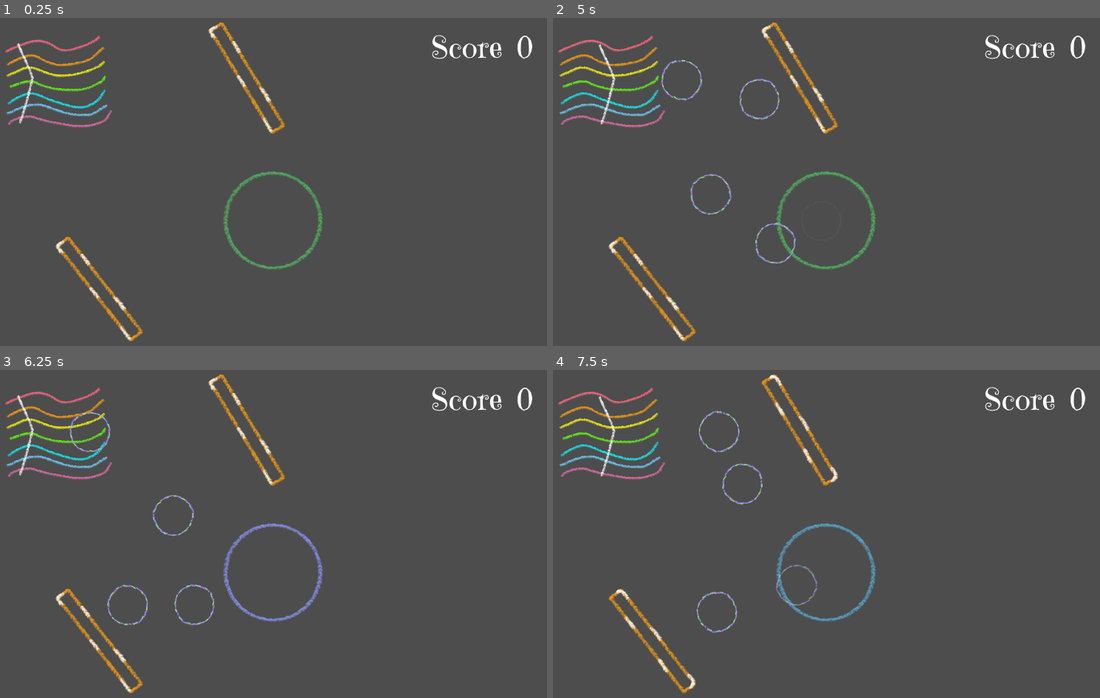
Above: before the commit, frames 1-4 (two rows, left to right).
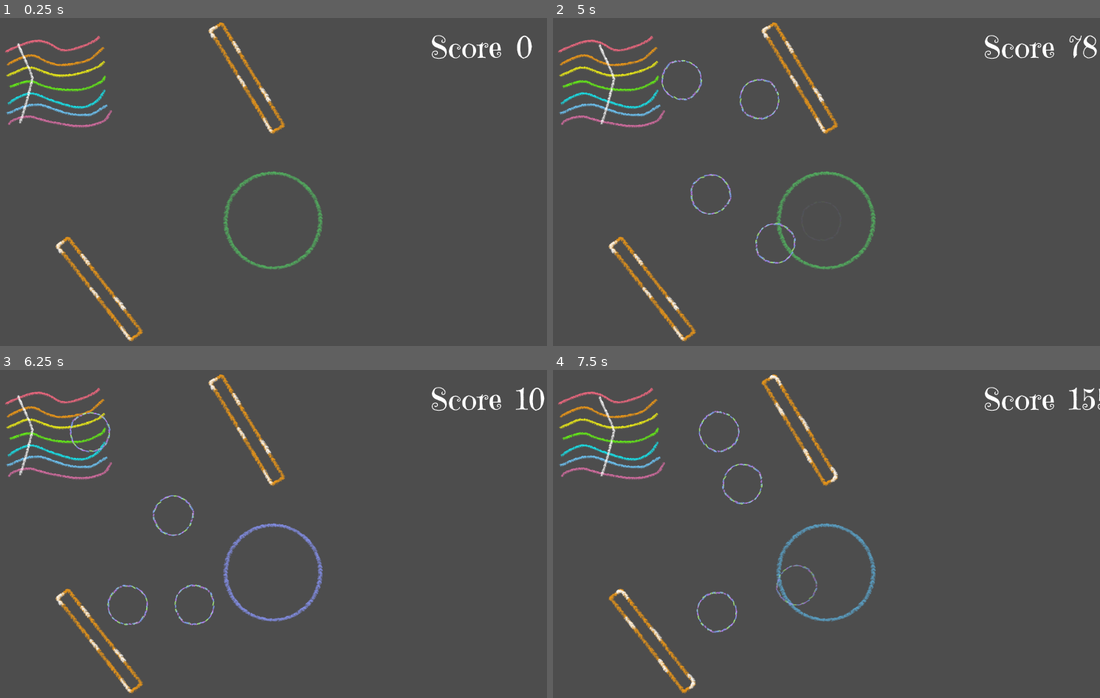
Above: after the commit, the same moments.

Repository: KuthorX/element-maze
Game: Godot game, scene res://node_2d.tscn
The game is run twice, just before and just after one commit, with the same random seed, the same clock (stepped at 60 frames per second) and the same inputs.
Inputs:
- Up to frame 1 (0.25 s): no input
- Up to frame 2 (5 s): tap Enter (ui_accept) at 0.5, 0.77, 1.52, 3.02, 3.77, 4.52 s
- Up to frame 3 (6.25 s): tap Enter (ui_accept) at 6.02 s
- Up to frame 4 (7.5 s): tap Enter (ui_accept) at 6.77 s

The runs differ from the first frame. In frame 1, 0.2% of the frame differs, in the area x 78-98%, y 5-13%; in frame 2, 0.4%, in the area x 78-100%, y 5-13%; in frame 3, 0.3%; in frame 4, 0.4%.

Commit message:
optimize: LevelScore

Diff:
--- a/node_2d.tscn
+++ b/node_2d.tscn
@@ -30,7 +30,8 @@
 [node name="LevelScore" type="Control" parent="."]
 layout_mode = 3
 anchors_preset = 0
-offset_right = 40.0
+offset_left = -2.0
+offset_right = 38.0
 offset_bottom = 40.0
 script = ExtResource("1_rj586")
 
--- a/scripts/LevelScore.gd
+++ b/scripts/LevelScore.gd
@@ -1,21 +1,82 @@
 extends Control
 
+@export var score_tween_duration: float = 5
+
 var score: int = 0
+var display_score: int = 0
+var target_score: int = 0
+var score_tween: Tween
 
 func _ready() -> void:
     add_to_group("level_score")
+    display_score = score
+    target_score = score
 
 func add_score(amount: int) -> void:
     if amount == 0:
         return
+
     score += amount
+    _update_score_animation()
     _print_score()
 
 func set_score(new_score: int) -> void:
     if new_score == score:
         return
+
     score = new_score
+    _update_score_animation()
     _print_score()
+
+func _update_score_animation() -> void:
+    target_score = score
+
+    # 如果没有动画在进行，创建新动画
+    if not score_tween or not score_tween.is_valid():
+        _start_score_animation()
+    else:
+        # 如果动画正在进行，重新计算剩余时间和目标
+        _restart_score_animation()
+
+func _start_score_animation() -> void:
+    # 停止之前的动画
+    if score_tween:
+        score_tween.kill()
+
+    # 创建新的动画，使用缓动效果
+    score_tween = create_tween()
+    score_tween.set_ease(Tween.EASE_OUT)  # 缓出效果：开始快，结束慢
+    score_tween.set_trans(Tween.TRANS_EXPO)  # 指数过渡，更明显的缓动效果
+    score_tween.tween_method(_update_display_score, display_score, target_score, score_tween_duration)
+    score_tween.tween_callback(_on_score_animation_finished)
+
+func _restart_score_animation() -> void:
+    # 停止当前动画
+    if score_tween:
+        score_tween.kill()
+
+    # 重新开始动画，从当前显示分数到新的目标分数
+    score_tween = create_tween()
+    score_tween.set_ease(Tween.EASE_OUT)
+    score_tween.set_trans(Tween.TRANS_EXPO)
+    score_tween.tween_method(_update_display_score, display_score, target_score, score_tween_duration)
+    score_tween.tween_callback(_on_score_animation_finished)
+
+func _update_display_score(value: int) -> void:
+    display_score = int(value)
+    _update_score_display()
+
+func _on_score_animation_finished() -> void:
+    # 动画完成，确保显示分数等于目标分数
+    display_score = target_score
+    _update_score_display()
+
+func _update_score_display() -> void:
+    var score_value_node = get_node_or_null("./Score/Value")
+    if score_value_node and score_value_node.has_method("set_text"):
+        score_value_node.set_text(str(display_score))
+    elif score_value_node and "text" in score_value_node:
+        score_value_node.text = str(display_score)
 
 func _print_score() -> void:
     print("Score: ", score)
